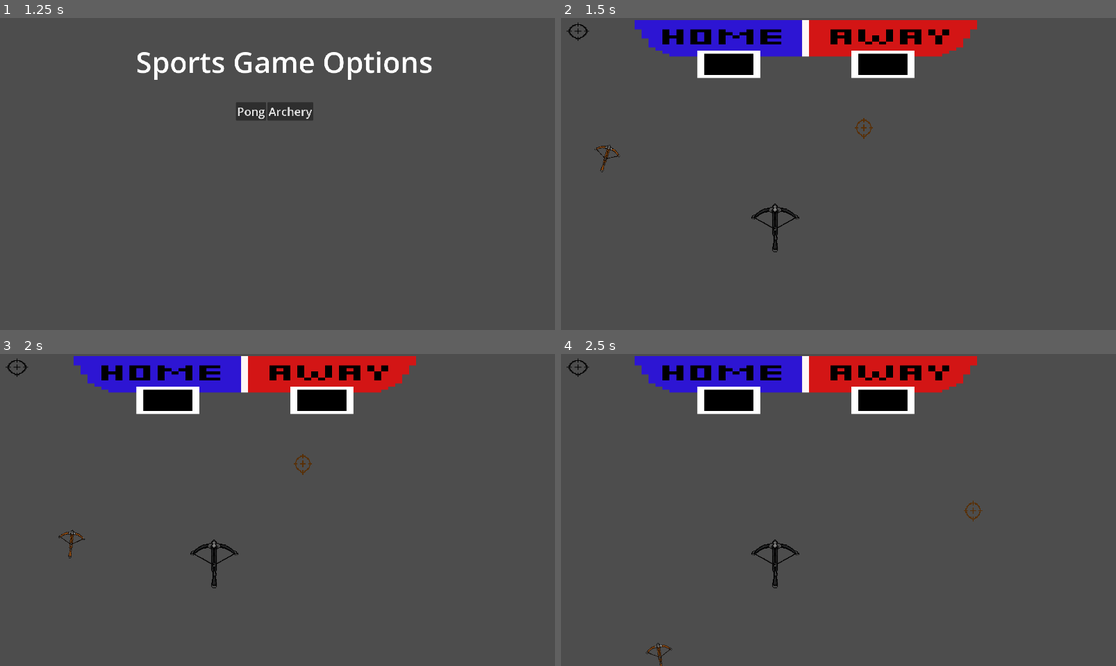
Above: before the commit, frames 1-4 (two rows, left to right).
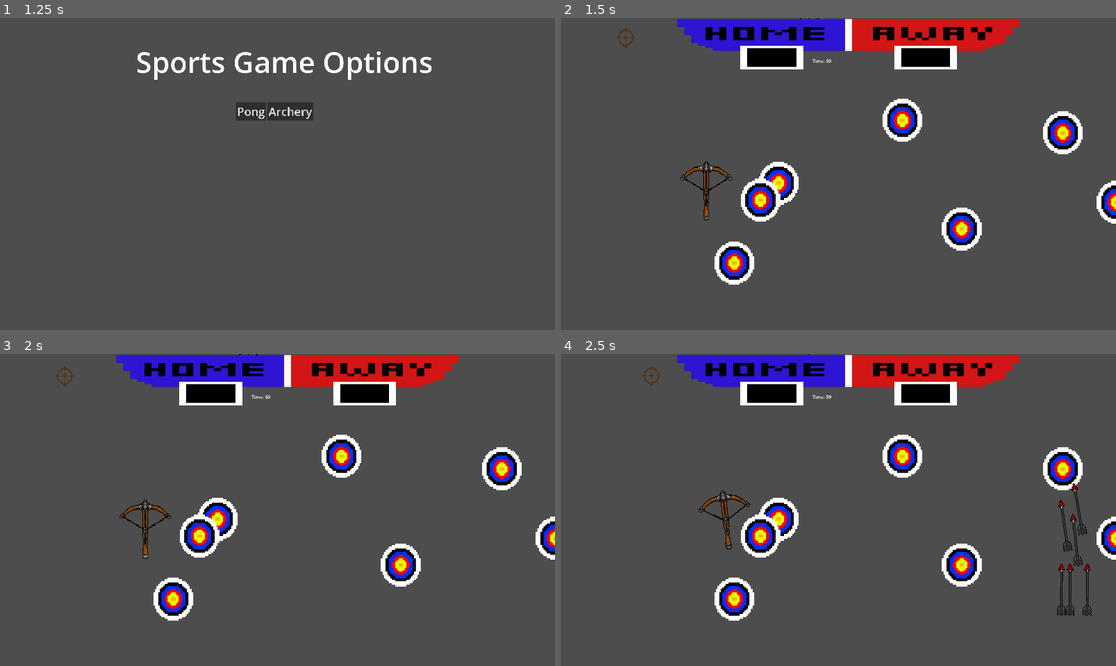
Above: after the commit, the same moments.

Repository: All5LightsAreOnAndWeGoGreenIn2050/thirteendigitech
Game: Godot game, scene res://scenes/main_menu.tscn
The game is run twice, just before and just after one commit, with the same random seed, the same clock (stepped at 60 frames per second) and the same inputs.
Inputs (mouse positions are in pixels of both pictures, inside the frame that each line leads up to):
- Up to frame 1 (1.25 s): click "Start Game" at 0.5 s
- Up to frame 2 (1.5 s): click "Archery" at 1.25 s
- Up to frame 3 (2 s): no input
- Up to frame 4 (2.5 s): move the mouse to (960, 494) at 2.02 s; hold D (player1_right) from 2.03 s (still down); hold R (player1_hit) from 2.03 s (still down); click (960, 494) at 2.17 s; tap W (player1_up) at 2.27 s; tap Down (player2_down) at 2.3 s

Frame 1 is identical in both runs. In frame 2, 13% of the frame differs, in the area x 1-100%, y 0-86%; in frame 3, 13%; in frame 4, 13%, in the area x 1-100%, y 0-100%.
Error before the commit: Trying to assign value of type 'Node2D' to a variable of type 'Timer'. (res://scripts/opponent_archery.gd:10)

Commit message:
work on archery + update on conventions

Diff:
--- a/sports-game/scenes/aimtarget.tscn
+++ b/sports-game/scenes/aimtarget.tscn
@@ -1,10 +1,8 @@
 [gd_scene format=3 uid="uid://brsp28aaulkd7"]
 
-[ext_resource type="Script" uid="uid://v4kkw012vaew" path="res://scripts/aimtarget.gd" id="1_gdibk"]
 [ext_resource type="Texture2D" uid="uid://cbt1ch6xlrhlm" path="res://assets/Archery Assets/Player Target.png" id="2_i3ylp"]
 
 [node name="Node2D" type="Node2D" unique_id=1196744168]
-script = ExtResource("1_gdibk")
 
 [node name="Sprite2D" type="Sprite2D" parent="." unique_id=1986603673]
 position = Vector2(43.75, 56.25)
--- a/sports-game/scenes/archery.tscn
+++ b/sports-game/scenes/archery.tscn
@@ -1,34 +1,47 @@
 [gd_scene format=3 uid="uid://bakf3ynpo0e31"]
 
+[ext_resource type="Script" uid="uid://sryw0mhcn1cw" path="res://scripts/archery_game_manager.gd" id="1_8e86i"]
 [ext_resource type="PackedScene" uid="uid://ptdancehn04u" path="res://scenes/archery_player.tscn" id="1_tk5tm"]
+[ext_resource type="PackedScene" uid="uid://jiyd7xvqk7x5" path="res://scenes/target.tscn" id="2_0woum"]
 [ext_resource type="PackedScene" uid="uid://fndi1k46dhik" path="res://scenes/opponent_archery.tscn" id="2_8e86i"]
 [ext_resource type="Texture2D" uid="uid://d166c5d1adhl7" path="res://assets/scoreboard.png" id="3_0woum"]
 
 [node name="Archery" type="Node2D" unique_id=93407430]
 
 [node name="GameManager" type="Node" parent="." unique_id=561607501]
+script = ExtResource("1_8e86i")
+target_scene = ExtResource("2_0woum")
 
 [node name="Player" parent="GameManager" unique_id=198911437 instance=ExtResource("1_tk5tm")]
+position = Vector2(180, 290)
 
 [node name="Opponent" parent="GameManager" unique_id=1485685295 instance=ExtResource("2_8e86i")]
+position = Vector2(683, 53)
 
 [node name="GameTimer" type="Timer" parent="GameManager" unique_id=908267507]
 
 [node name="CanvasLayer" type="CanvasLayer" parent="GameManager" unique_id=991349227]
 
 [node name="Scoreboard" type="Sprite2D" parent="GameManager" unique_id=1660767262]
-position = Vector2(847, 265)
-scale = Vector2(24.193878, 10.5)
+position = Vector2(995, 228.875)
+scale = Vector2(24.193878, 9.188775)
 texture = ExtResource("3_0woum")
 
 [node name="PlayerScore" type="Label" parent="GameManager" unique_id=292157452]
-offset_left = 502.0
-offset_top = 130.0
-offset_right = 656.0
-offset_bottom = 192.0
+offset_left = 648.0
+offset_top = 107.0
+offset_right = 802.0
+offset_bottom = 169.0
 
 [node name="OpponentScore" type="Label" parent="GameManager" unique_id=647486427]
-offset_left = 1050.0
-offset_top = 136.0
-offset_right = 1175.0
-offset_bottom = 180.0
+offset_left = 1178.0
+offset_top = 104.0
+offset_right = 1346.0
+offset_bottom = 169.0
+
+[node name="GameTimerLabel" type="Label" parent="GameManager" unique_id=1719939214]
+offset_left = 870.0
+offset_top = 137.0
+offset_right = 1104.0
+offset_bottom = 231.0
+text = "Time Remaining:"
--- a/sports-game/scenes/archery_player.tscn
+++ b/sports-game/scenes/archery_player.tscn
@@ -2,10 +2,12 @@
 
 [ext_resource type="Texture2D" uid="uid://cli3yk6x2ikbi" path="res://assets/Archery Assets/Player Arrow.png" id="1_bff00"]
 [ext_resource type="Script" uid="uid://bv5kvf3dhk46p" path="res://scripts/archery_player.gd" id="1_omgmq"]
+[ext_resource type="PackedScene" uid="uid://bjpk5x5x4i1tv" path="res://scenes/arrow.tscn" id="2_d1g8b"]
 [ext_resource type="PackedScene" uid="uid://brsp28aaulkd7" path="res://scenes/aimtarget.tscn" id="2_omgmq"]
 
 [node name="Player" type="CharacterBody2D" unique_id=198911437]
 script = ExtResource("1_omgmq")
+arrow_scene = ExtResource("2_d1g8b")
 
 [node name="CollisionShape2D" type="CollisionShape2D" parent="." unique_id=1711871318]
 
@@ -13,8 +15,8 @@
 unique_name_in_owner = true
 
 [node name="Sprite2D" type="Sprite2D" parent="BowTurn" unique_id=1494991856]
-position = Vector2(286.00006, 405)
-scale = Vector2(0.10546879, 0.11767578)
+position = Vector2(322.50003, 587.375)
+scale = Vector2(0.20605467, 0.24731442)
 texture = ExtResource("1_bff00")
 
 [node name="PlayerAimGuide" parent="." unique_id=1196744168 instance=ExtResource("2_omgmq")]
--- a/sports-game/scenes/opponent_archery.tscn
+++ b/sports-game/scenes/opponent_archery.tscn
@@ -2,22 +2,39 @@
 
 [ext_resource type="Texture2D" uid="uid://4cra6ofaisxy" path="res://assets/Archery Assets/Opponent Arrow.png" id="1_mb6k6"]
 [ext_resource type="Script" uid="uid://b55epof8s2jae" path="res://scripts/opponent_archery.gd" id="1_nywto"]
+[ext_resource type="PackedScene" uid="uid://bjpk5x5x4i1tv" path="res://scenes/arrow.tscn" id="2_n7s64"]
 [ext_resource type="PackedScene" uid="uid://dxg68i054b0bk" path="res://scenes/opponent_aim_target.tscn" id="3_n7s64"]
+
+[sub_resource type="GDScript" id="GDScript_nywto"]
+script/source = "extends Node2D
+
+
+# Called when the node enters the scene tree for the first time.
+func _ready() -> void:
+	pass # Replace with function body.
+
+
+# Called every frame. 'delta' is the elapsed time since the previous frame.
+func _process(delta: float) -> void:
+	pass
+"
 
 [node name="Opponent" type="CharacterBody2D" unique_id=1485685295]
 script = ExtResource("1_nywto")
+arrow_scene = ExtResource("2_n7s64")
 
 [node name="CollisionShape2D" type="CollisionShape2D" parent="." unique_id=157054310]
 
 [node name="OpponentBowTurn" type="Node2D" parent="." unique_id=2008966040]
 
 [node name="Sprite2D" type="Sprite2D" parent="OpponentBowTurn" unique_id=924324837]
-position = Vector2(740.75, 728.25)
-scale = Vector2(0.190918, 0.20166014)
+position = Vector2(1061, 915.00006)
+scale = Vector2(0.20019531, 0.2519531)
 texture = ExtResource("1_mb6k6")
 
 [node name="Opponent Aim Target" parent="." unique_id=824876360 instance=ExtResource("3_n7s64")]
 unique_name_in_owner = true
+script = SubResource("GDScript_nywto")
 
 [node name="Timer" type="Timer" parent="." unique_id=1233104131]
 unique_name_in_owner = true
--- a/sports-game/scripts/aimtarget.gd
+++ /dev/null
@@ -1,11 +0,0 @@
-extends Node2D
-
-
-# Called when the node enters the scene tree for the first time.
-func _ready() -> void:
-	pass # Replace with function body.
-
-
-# Called every frame. 'delta' is the elapsed time since the previous frame.
-func _process(delta: float) -> void:
-	pass
--- /dev/null
+++ b/sports-game/scripts/archery_game_manager.gd
@@ -0,0 +1,82 @@
+extends Node
+
+
+const total_time: float = 60.0
+const min_targets: int = 1.0
+const max_targets: int = 10.0
+
+@export var target_scene: PackedScene
+
+@onready var player_archery = $Player
+@onready var opponent_archery = $Opponent
+@onready var home_archery_label = $PlayerScore
+@onready var away_archery_label = $OpponentScore
+@onready var game_timer = $GameTimer
+@onready var game_timer_label = $GameTimerLabel
+
+var archery_player_score: int = 0
+var archery_opponent_score: int = 0
+var time_left: float = total_time
+var game_activated: bool = false
+var targets_spawning: Array = []
+
+func _ready() -> void:
+	target_spawning()
+	player_archery.register_targets(targets_spawning)
+	opponent_archery.register_targets(targets_spawning)
+	start_game()
+
+
+func start_game():
+	game_activated = true
+	game_timer.wait_time = total_time
+	game_timer.one_shot = true
+	game_timer.start()
+
+
+# Called every frame. 'delta' is the elapsed time since the previous frame.
+func _process(delta: float) -> void:
+	if not game_activated:
+		return
+	time_left = max(0.0, time_left -delta)
+	game_timer_label.text= "Time: %d" % int(ceil(time_left))
+
+
+func target_spawning() -> void:
+	var count = randi_range(min_targets, max_targets)
+	var viewportsize = get_tree().root.get_visible_rect().size
+	var margin = Vector2(150,120)
+	var y_min = margin.y
+	var y_max = viewportsize.y - 200.0
+
+	for i in count:
+		var targets = target_scene.instantiate()
+		targets.position = Vector2(
+			randf_range(margin.x, viewportsize.x - margin.x),
+			randf_range(y_min, y_max)
+		)
+		targets.hit.connect(on_target_hit.bind(targets))
+		targets.add_to_group("targets")
+		add_child(targets)
+		targets_spawning.append(targets)
+
+
+func on_target_hit(points: int, shooter: String, target: Node2D) -> void:
+	if not game_activated:
+		return
+	if shooter == "player":
+		archery_player_score += points
+		home_archery_label.text = "%d" % archery_player_score
+	else:
+		archery_opponent_score += points
+		away_archery_label.text = "%d" % archery_opponent_score
+
+	print("on_target_hit called, points: ", points, " shooter: ", shooter)
+
+
+func on_gamer_timer_timeout() -> void:
+	game_activated = false
+
+
+func restart_game() -> void:
+	get_tree().reload_current_scene()
--- a/sports-game/scripts/archery_player.gd
+++ b/sports-game/scripts/archery_player.gd
@@ -4,8 +4,12 @@
 
 @export var move_speed: float = 200.0
 @export var arrow_cooldown: float = 1.0
-@export var arrow = preload("res://scenes/arrow.tscn")
+@export var arrow_scene: PackedScene
 @export var arrow_speed: float = 900.0
+@export var boundary_top_y: float = 0.0
+@export var boundary_bottom_y: float = 9.0
+@export var boundary_left_x: float = 180.0
+@export var boundary_right_x: float = 180.0
 
 @onready var aim_guide: Node2D = %PlayerAimGuide
 @onready var cooldown_timer : Timer = %Timer
@@ -13,6 +17,7 @@
 
 var can_fire: bool = true
 var current_target: Node2D = null
+var targets: Array = []
 
 func _ready() -> void:
 	cooldown_timer.wait_time = arrow_cooldown
@@ -21,45 +26,75 @@
 
 func _process(delta: float) -> void:
 	move(delta)
-	aim()
-	aim_target_update()
+	player_aim()
+	aim_target_update(delta)
 
 
 func move(delta: float) -> void:
 	if not is_on_floor():
 		velocity.y += gravity * delta
 
-	var direction = Input.get_axis("player1_left","player2_right")
+	var direction = Input.get_axis("player1_left","player1_right")
 
 	velocity.x = direction * move_speed
 
+	position.x = clamp(position.x, boundary_left_x, boundary_right_x)
+	position.y = clamp(position.y, boundary_top_y, boundary_bottom_y)
 	move_and_slide()
 # Copy of ping pong clamps to do position
 
-func aim() -> void:
+func player_aim() -> void:
 	if not is_instance_valid(bow_turn):
 		return
 	var mouse_position = get_global_mouse_position()
-	bow_turn.look_at(mouse_position)
+	bow_turn.look_at(aim_guide.global_position)
 
 
-func aim_target_update() -> void:
-	aim_guide.global_position = get_global_mouse_position()
+func aim_target_update(delta: float) -> void:
+	var aim_direction = Vector2.ZERO
+
+	if Input.is_action_pressed("player1_left"):
+		aim_direction.x -= 1.0
+	if Input.is_action_pressed("player1_right"):
+		aim_direction.x += 1.0
+	if Input.is_action_pressed("player1_down"):
+		aim_direction.y += 1.0
+	if Input.is_action_pressed("player1_up"):
+		aim_direction.y -= 1.0
+
+	if aim_direction.length() > 0:
+		aim_direction = aim_direction.normalized()
+
+	aim_guide.global_position += aim_direction * move_speed * delta
 
 
-func _unhandled_input(event: InputEvent) -> void:
-	if event is InputEventMouseButton:
-		if event.button_index == MOUSE_BUTTON_LEFT and event.pressed and can_fire:
-			fire()
+func _input(event: InputEvent) -> void:
+	if Input.is_action_pressed("player1_hit"):
+		fire()
 
 
 func fire() -> void:
 	can_fire = false
 	cooldown_timer.start()
+	print("player fired")
+	print("targets array size: ", targets.size())
 
-	var arrow: Node2D = arrow.instantiate()
+	var arrow: Node2D = arrow_scene.instantiate()
 	arrow.shooter_id = "player"
 	get_parent().add_child(arrow)
+
+	var mouse_pos := get_global_mouse_position()
+	var nearest_target: Node2D = null
+	var nearest_dist: float = INF
+	for t in targets:
+		if is_instance_valid(t):
+			var d: float = t.global_position.distance_to(mouse_pos)
+			if d < nearest_dist:
+				nearest_dist = d
+				nearest_target = t
+	arrow.target_node = nearest_target
+	print("nearest target: ", nearest_target)
+	print("target position: ", nearest_target.global_position if nearest_target else "none")
 
 	var arrow_position = Vector2(16,0)
 	if is_instance_valid(bow_turn):
@@ -69,8 +104,11 @@
 	else:
 		arrow.global_position = Vector2(40, -10)
 
-	var arrow_direction: = (get_global_mouse_position() - arrow.global_position).normalized()
+	var arrow_direction = (aim_guide.global_position - arrow.global_position).normalized()
 	arrow.launch(arrow_direction, arrow_speed)
+
+func register_targets(targets_spawning: Array) -> void:
+	targets = targets_spawning
 
 
 func cooldown_finished() -> void:
--- a/sports-game/scripts/arrow.gd
+++ b/sports-game/scripts/arrow.gd
@@ -3,7 +3,7 @@
 signal landed (arrow: Node2D)
 
 @export var speed: float = 900.0
-@export var gravity: = 900.0
+@export var gravity: = 10.0
 @export var shooter_id: = "player"
 
 @onready var arrow_sprite: Sprite2D = $Sprite2D
@@ -20,27 +20,22 @@
 	if not fly:
 		return
 
+
 	velocity.y += gravity * delta
 	global_position += velocity * delta
-
 	rotation = velocity.angle()
 
 	if target_node and target_node.is_inside_tree():
-		var arrow_distance = global_position.distance_to(target_node.global_position)
-		if arrow_distance < 90:
+		var dist := global_position.distance_to(target_node.global_position)
+		print("dist to target: ", dist)
+		if dist < 20:
+			print("HIT!")
 			fly = false
-			target_node.try_hit(global_position, shooter_id)
+			target_node.try_hit_target(global_position, shooter_id)
 			emit_signal("landed", self)
 			stick_in_target()
 			return
 
-	var cleanup = get_viewport_rect().size
-	if global_position.y > cleanup.y + 100 or \
-		global_position.x < -100 or \
-		global_position.x > cleanup.x + 100:
-		fly = false
-		emit_signal("landed", self)
-		queue_free()
 
 func stick_in_target() -> void:
 	set_process(false)
--- a/sports-game/scripts/opponent_archery.gd
+++ b/sports-game/scripts/opponent_archery.gd
@@ -1,14 +1,116 @@
 extends CharacterBody2D
 
+const gravity = 1000.0
 
 @export var move_speed: float = 200.0
 @export var arrow_cooldown: float = 1.0
-@export var arrow = preload("res://scenes/arrow.tscn")
+@export var arrow_scene: PackedScene
 @export var arrow_speed: float = 900.0
+@export var boundary_top_y: float = -50.0
+@export var boundary_bottom_y: float = -50.0
+@export var boundary_left_x: float = 800.0
+@export var boundary_right_x: float = 800.0
 
 @onready var aim_guide: Node2D = %"Opponent Aim Target"
-@onready var cooldown_timer : Timer = $OpponentBowTurn
-@onready var bow_turn: Node2D =  %BowTurn
+@onready var cooldown_timer : Timer = %Timer
+@onready var bow_turn: Node2D =  $OpponentBowTurn
 
 var can_fire: bool = true
 var current_target: Node2D = null
+var targets: Array = []
+
+func _ready() -> void:
+	cooldown_timer.wait_time = arrow_cooldown
+	cooldown_timer.one_shot = true
+	cooldown_timer.timeout.connect(cooldown_finished)
+
+func _process(delta: float) -> void:
+	move(delta)
+	opponent_aim()
+	aim_target_update(delta)
+
+
+func move(delta: float) -> void:
+	if not is_on_floor():
+		velocity.y += gravity * delta
+
+	var direction = Input.get_axis("player2_left","player2_right")
+
+	velocity.x = direction * move_speed
+
+	position.x = clamp(position.x, boundary_left_x, boundary_right_x)
+	position.y = clamp(position.y, boundary_top_y, boundary_bottom_y)
+	move_and_slide()
+# Copy of ping pong clamps to do position
+
+func opponent_aim() -> void:
+	if not is_instance_valid(bow_turn):
+		return
+	var mouse_position = get_global_mouse_position()
+	bow_turn.look_at(mouse_position)
+
+
+func aim_target_update(delta: float) -> void:
+	var aim_direction = Vector2.ZERO
+
+	if Input.is_action_pressed("player2_left"):
+		aim_direction.x -= 1.0
+	if Input.is_action_pressed("player2_right"):
+		aim_direction.x += 1.0
+	if Input.is_action_pressed("player2_down"):
+		aim_direction.y += 1.0
+	if Input.is_action_pressed("player2_up"):
+		aim_direction.y -= 1.0
+
+	if aim_direction.length() > 0:
+		aim_direction = aim_direction.normalized()
+
+	aim_guide.global_position += aim_direction * move_speed * delta
+
+
+func _input(event: InputEvent) -> void:
+	if Input.is_action_pressed("player2_hit"):
+		fire()
+
+
+func fire() -> void:
+	can_fire = false
+	cooldown_timer.start()
+	print("opponent fired")
+	print("targets array size: ", targets.size())
+
+	var arrow: Node2D = arrow_scene.instantiate()
+	arrow.shooter_id = "opponent"
+	get_parent().add_child(arrow)
+
+	var mouse_pos := get_global_mouse_position()
+	var nearest_target: Node2D = null
+	var nearest_dist: float = INF
+	for t in targets:
+		if is_instance_valid(t):
+			var d: float = t.global_position.distance_to(mouse_pos)
+			if d < nearest_dist:
+				nearest_dist = d
+				nearest_target = t
+	arrow.target_node = nearest_target
+	print("nearest target: ", nearest_target)
+	print("target position: ", nearest_target.global_position if nearest_target else "none")
+
+	var arrow_position = Vector2(16,0)
+	if is_instance_valid(bow_turn):
+		arrow.global_position = bow_turn.global_position + \
+		bow_turn.transform.x * arrow_position.x
+		arrow.rotation = bow_turn.global_rotation
+	else:
+		arrow.global_position = Vector2(40, -10)
+
+	var arrow_direction = (nearest_target.global_position - arrow.global_position).normalized()
+	arrow.launch(arrow_direction, arrow_speed)
+
+
+func register_targets(targets_spawning: Array) -> void:
+	targets = targets_spawning
+
+
+func cooldown_finished() -> void:
+	can_fire = true
--- a/sports-game/scripts/target.gd
+++ b/sports-game/scripts/target.gd
@@ -13,12 +13,21 @@
 	{ "radius": 2.0, "points": 100 }, # Gold
 ]
 
+@export var min_respawn_time: float = 1.0
+@export var max_respawn_time: float = 3.0
+
 @onready var target_sprite: Sprite2D = $Sprite2D
+
+var is_hit: bool = false
 
 # Detects how much points the player should get
 func try_hit_target(arrow_global_position: Vector2, shooter: String) -> bool:
+	if is_hit:
+		return false
+
 	var local_position = to_local(arrow_global_position)
 	var distance := local_position.length()
+	print("distance from centre: ", distance, " outer_radius: ", outer_radius)
 
 	if distance > outer_radius:
 		emit_signal("hit", 0, shooter)
@@ -32,7 +41,28 @@
 
 	emit_signal("hit", points, shooter)
 	play_hit_signal(points)
+	hide_target()
 	return true
+
+	print("try_hit_target called by: ", shooter)
+
+
+func hide_target() -> void:
+	is_hit = true
+	target_sprite.visible = false
+
+	var wait_time: float = randf_range(min_respawn_time, max_respawn_time)
+	await get_tree().create_timer(wait_time).timeout
+	respawn()
+
+
+func respawn() -> void:
+	var vp_size = get_tree().root.get_visible_rect().size
+	var margin = Vector2 (150, 120)
+	position = Vector2(
+		randf_range(margin.x, vp_size.x - margin.x),
+		randf_range(margin.y, vp_size.y - 200.0)
+	)
 
 # Hit signal
 func play_hit_signal(points: int) -> void:
Not shown, removed: sports-game/scripts/aimtarget.gd.uid
Not shown, added: sports-game/scripts/archery_game_manager.gd.uid
